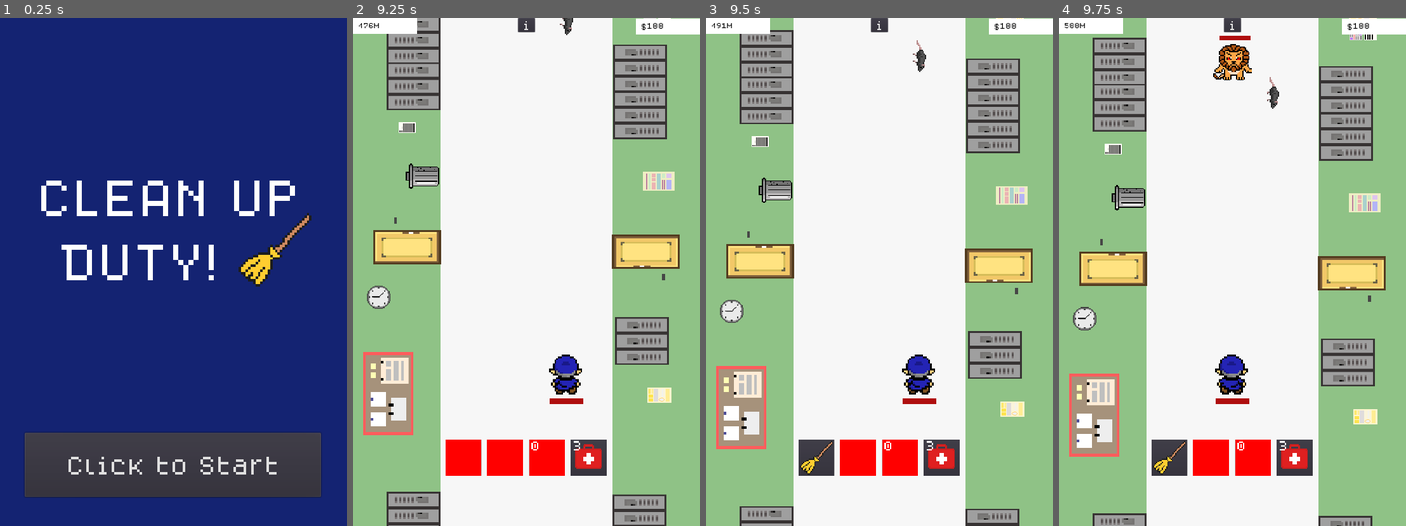
Above: before the commit, frames 1-4 (left to right).
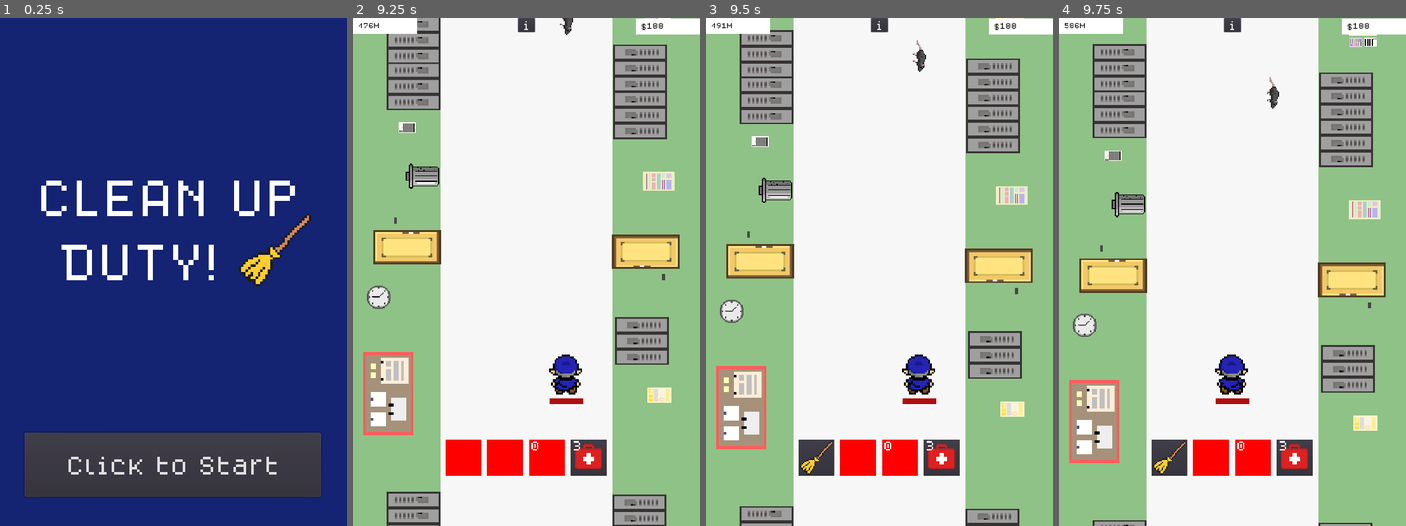
Above: after the commit, the same moments.

Repository: TheBroham7/Project-Sweep
Game: Godot game, scene res://scenes/title_screen.tscn
Same seed, same stepped clock (60 frames per second), same inputs: the game is played once before the commit and once after it.
Inputs:
- Up to frame 1 (0.25 s): no input
- Up to frame 2 (9.25 s): click "Click to Start" at 0.5 s; click "NEW GAME" at 1.25 s; hold Right (right) 2.03-2.78 s; tap one key every 0.75 s from 2.1 s: 2 (defend) 3 (power1) 4 (power2) 1 (swing) 2 (defend) 3 (power1) 4 (power2) 1 (swing) 2 (defend) 3 (power1); hold Left (left) 2.78-3.53 s; hold Right (right) 3.53-5.03 s; hold Left (left) 5.03-7.28 s; hold Right (right) from 7.28 s (still down)
- Up to frame 3 (9.5 s): keep holding Right (right)
- Up to frame 4 (9.75 s): release Right (right) at 9.53 s; hold Left (left) from 9.53 s (still down); tap 4 (power2) at 9.6 s

Frames 1-3 are identical in both runs. In frame 4, 11% of the frame differs, in the area x 2-95%, y 0-100%.

Commit message:
distance changed back

Diff:
--- a/scripts/HUD.gd
+++ b/scripts/HUD.gd
@@ -16,7 +16,7 @@
 func update_score():
 	if distance_increase:
 		distance += 1
-	if (distance%500)==0 and distance_increase == true:
+	if (distance%5000)==0 and distance_increase == true:
 			emit_signal("boss_spawn")
 			emit_signal("stop_scroll")
 			distance_increase = false
